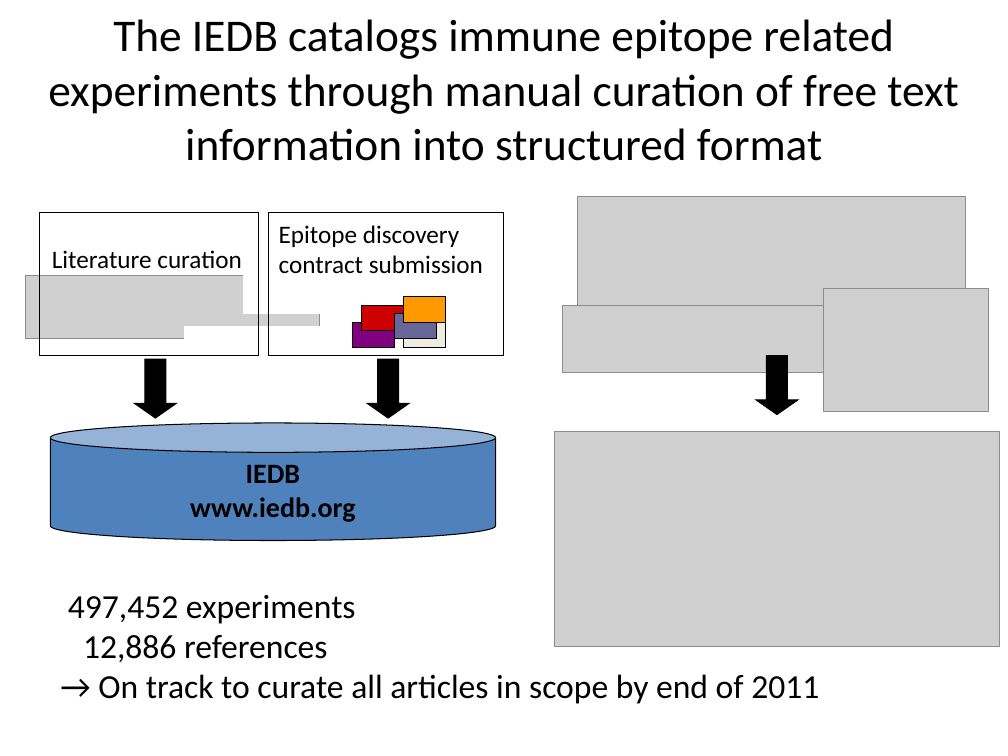
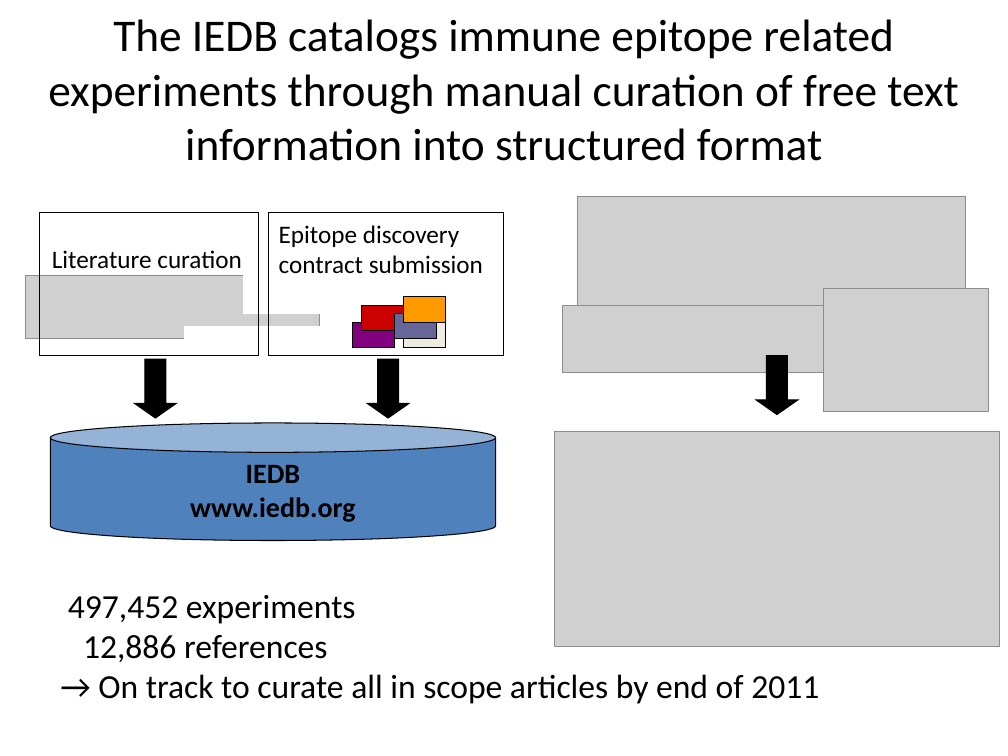
Before and after one commit to obi-ontology/obi-legacy-svn, a slide deck: slide 18 of trunk/docs/presentations/OBI tutorial July 2011 ICBO/OBI overview and IEDB.pptx. Drawn at 1008x756 pixels with LibreOffice and Linux fonts; fonts in the diff are those of the drawing; grey boxes stand for pictures. Boxes give left, top, right and bottom in pixels: in the first picture for what was removed or moved away, otherwise in the second. Text is boxed around its words. In the diff, an @@ line names an element or a change of style, - is before the commit and + after.

```diff
--- a/trunk/docs/presentations/OBI tutorial July 2011 ICBO/OBI overview and IEDB.pptx
+++ b/trunk/docs/presentations/OBI tutorial July 2011 ICBO/OBI overview and IEDB.pptx
@@ text at box(98, 674, 819, 704): text changed @@
-→ On track to curate all articles in scope by end of 2011
+→ On track to curate all in scope articles by end of 2011
```
Also in this commit, not shown: 6 other slides changed, 5 slides added, 1 slide removed.
